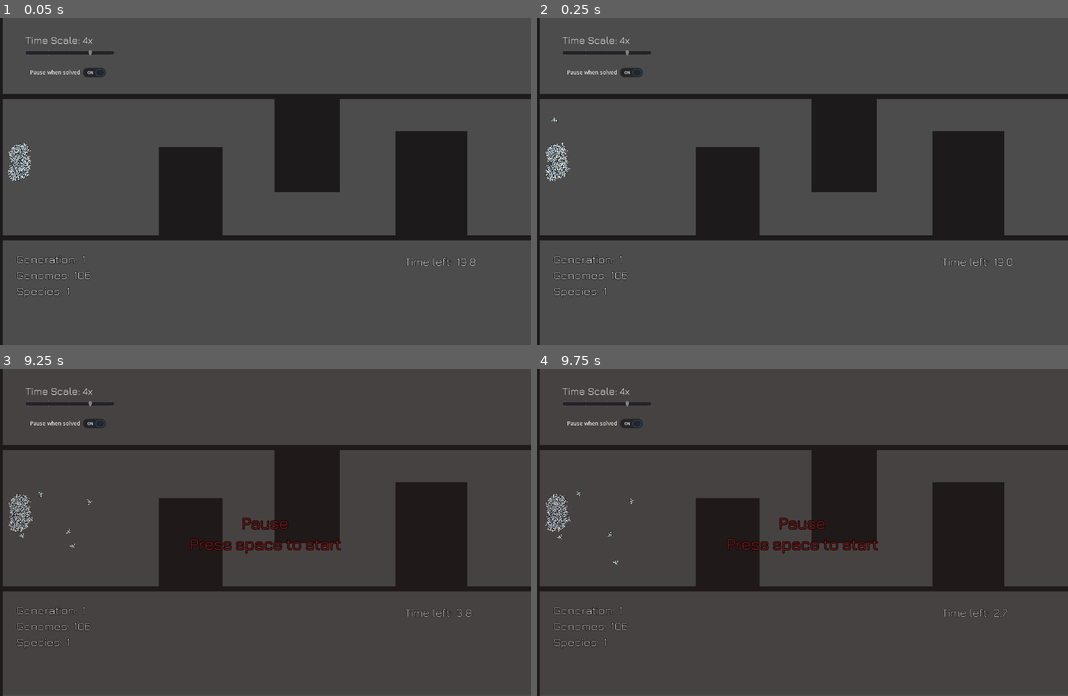
Above: before the commit, frames 1-4 (two rows, left to right).
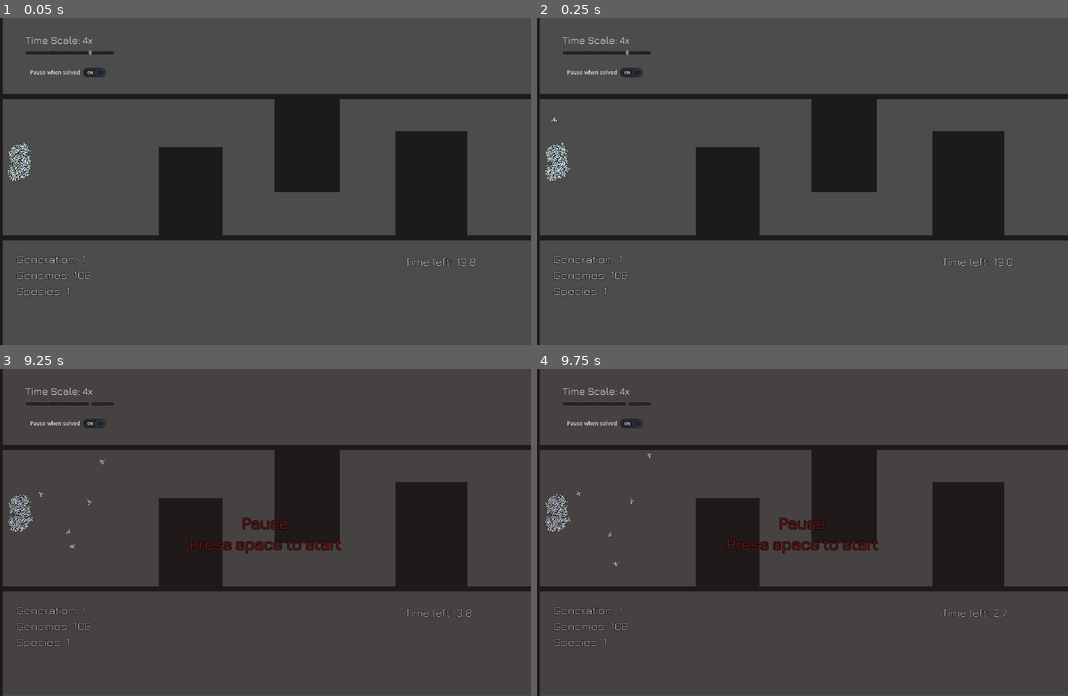
Above: after the commit, the same moments.

Repository: a0x77ry/plasmata
Game: Godot game, scene res://level1.tscn
Two runs of this game, one before a commit and one after it. Both use one fixed random seed, a clock stepped at 60 frames per second and the inputs below.
Inputs:
- Up to frame 1 (0.05 s): no input
- Up to frame 2 (0.25 s): no input
- Up to frame 3 (9.25 s): tap Enter (ui_accept) at 0.5, 0.6, 0.77, 1.07, 1.35, 1.52, 1.82, 2.1, 2.85, 3.02, 3.32, 3.6, 3.77, 4.07, 4.35, 4.52, 4.82, 5.1, 5.85, 6.02, 6.32, 6.6, 6.77, 7.07, 7.35, 7.52, 7.82, 8.1, 8.85, 9.02 s; tap Space every 0.75 s from 2 to 5 s
- Up to frame 4 (9.75 s): tap Enter (ui_accept) at 9.32, 9.6 s

The runs differ from the first frame. In frame 1, less than 0.1% of the frame differs, in the area x 1-17%, y 38-80%; in frame 2, 0.1%; in frame 3, 0.1%, in the area x 1-20%, y 9-80%; in frame 4, 0.1%.

Commit message:
Fix mutation multiplier bug. Fix pause bugs

Diff:
--- /dev/null
+++ b/Game.tscn
@@ -0,0 +1,75 @@
+[gd_scene load_steps=6 format=2]
+
+[ext_resource path="res://fonts/Jura-Light.ttf" type="DynamicFontData" id=1]
+
+[sub_resource type="RectangleShape2D" id=1]
+extents = Vector2( 21.5, 40 )
+
+[sub_resource type="RectangleShape2D" id=2]
+extents = Vector2( 10, 169.5 )
+
+[sub_resource type="StyleBoxFlat" id=9]
+bg_color = Color( 0.184314, 0.0745098, 0.0745098, 0.168627 )
+
+[sub_resource type="DynamicFont" id=10]
+size = 40
+outline_size = 2
+outline_color = Color( 0.0823529, 0.027451, 0.027451, 1 )
+font_data = ExtResource( 1 )
+
+[node name="Game" type="Node2D" groups=["level"]]
+position = Vector2( -1, 100 )
+
+[node name="Agents" type="Node2D" parent="."]
+
+[node name="SpawningArea" type="Area2D" parent="."]
+position = Vector2( 49, 252 )
+__meta__ = {
+"_edit_group_": true
+}
+
+[node name="CollisionShape2D" type="CollisionShape2D" parent="SpawningArea"]
+shape = SubResource( 1 )
+
+[node name="FinishLine" type="Area2D" parent="."]
+position = Vector2( 1285, 303 )
+__meta__ = {
+"_edit_group_": true
+}
+
+[node name="CollisionShape2D" type="CollisionShape2D" parent="FinishLine"]
+position = Vector2( 0, -37.5 )
+shape = SubResource( 2 )
+
+[node name="Timer" type="Timer" parent="."]
+wait_time = 20.0
+one_shot = true
+autostart = true
+
+[node name="UI" type="Control" parent="."]
+margin_right = 40.0
+margin_bottom = 40.0
+
+[node name="Pause" type="Control" parent="UI"]
+visible = false
+margin_right = 40.0
+margin_bottom = 40.0
+
+[node name="PausePanel" type="Panel" parent="UI/Pause"]
+margin_left = 2.0
+margin_top = -100.0
+margin_right = 1301.0
+margin_bottom = 697.0
+custom_styles/panel = SubResource( 9 )
+
+[node name="PauseMessage" type="Label" parent="UI/Pause"]
+margin_left = 5.0
+margin_top = -98.0
+margin_right = 1296.0
+margin_bottom = 702.0
+custom_colors/font_color = Color( 0.564706, 0.117647, 0.117647, 1 )
+custom_fonts/font = SubResource( 10 )
+text = "Pause
+Press space to start"
+align = 1
+valign = 1
--- a/level1.tscn
+++ b/level1.tscn
@@ -12,7 +12,7 @@
 
 [sub_resource type="Curve2D" id=4]
 _data = {
-"points": PoolVector2Array( 0, 0, 0, 0, 61, 253, 0, 0, 0, 0, 309, 258, 0, 0, 0, 0, 316, 159, 0, 0, 0, 0, 597, 159, 0, 0, 0, 0, 625, 402, 0, 0, 0, 0, 885, 400, 0, 0, 0, 0, 913, 135, 0, 0, 0, 0, 1184, 136, 0, 0, 0, 0, 1209, 363, 0, 0, 0, 0, 1287, 359 )
+"points": PoolVector2Array( 0, 0, 0, 0, 61, 253, 0, 0, 0, 0, 317, 251, 0, 0, 0, 0, 368, 159, 0, 0, 0, 0, 597, 159, 0, 0, 0, 0, 625, 402, 0, 0, 0, 0, 885, 400, 0, 0, 0, 0, 913, 135, 0, 0, 0, 0, 1184, 136, 0, 0, 0, 0, 1209, 363, 0, 0, 0, 0, 1287, 359 )
 }
 
 [sub_resource type="DynamicFont" id=3]
@@ -371,6 +371,7 @@
 margin_left = 31.0
 margin_right = 233.0
 margin_bottom = 40.0
+focus_mode = 0
 pressed = true
 text = "Pause when solved"
 
--- a/scripts/genome.gd
+++ b/scripts/genome.gd
@@ -8,7 +8,7 @@
 const MUTATION_STANDARD_DEVIATION = 2.0
 const ORIGINAL_WEIGHT_VALUE_LIMIT = 2.0
 const ADD_LINK_RATE = 0.02 # original : 0.3
-const ADD_NODE_RATE = 0.15 # original : 0.15
+const ADD_NODE_RATE = 0.05 # original : 0.15
 const META_W_MUTATION_RATE = 0.05
 const META_ADD_LINK_MUTATION_RATE = 0.05
 const META_ADD_NODE_MUTATION_RATE = 0.05
@@ -64,7 +64,11 @@
   random.randomize()
   if random.randf() < MUTATION_RATE:
     var fraction := genome_fraction()
-    var mut_multiplier = (1-fraction) * population.genomes.size()
+    var mut_multiplier: float
+    if fraction > 0.0:
+      mut_multiplier = 1 / (fraction * population.genomes.size())
+    else:
+      mut_multiplier = 200
 
     # Change the meta weight mutation rate
     if random.randf() < META_W_MUTATION_RATE:
@@ -150,6 +154,7 @@
   var total_fitness := 0.0
   for genome in population.genomes:
     total_fitness += genome.fitness
+    # print("genome_fitness: %s, total: %s" % [genome.fitness, total_fitness])
   var fraction: float
   if total_fitness > 0.0:
     fraction = fitness / total_fitness
--- a/scripts/level1.gd
+++ b/scripts/level1.gd
@@ -24,6 +24,7 @@
 var agents_alive = []
 var best_time = INF
 var do_pause_when_solved
+var is_game_paused := false
 
 var input_names = [
   "rotation",
@@ -135,13 +136,20 @@
 func pause(is_paused):
   if is_paused:
     pause_message.visible = true
+    is_game_paused = true
+    FF_slider.editable = false
+    FF_slider.scrollable = false
   else:
     pause_message.visible = false
+    is_game_paused = false
+    FF_slider.editable = true
+    FF_slider.scrollable = true
 
 
 func set_time_scale(value):
-  Main.change_time_scale(value)
-  time_scale_label.text = "Time Scale: %sx" % value
+  if !is_game_paused:
+    Main.change_time_scale(value)
+    time_scale_label.text = "Time Scale: %sx" % value
 
 
 func _on_FinishLine_body_entered(body:Node):
--- a/scripts/population.gd
+++ b/scripts/population.gd
@@ -7,7 +7,7 @@
 const C1 := 0.5
 const C2 := 0.5
 const C3 := 0.4
-const dt := 5.4 # distance, original 0.35. More than 1 is to disable it
+const dt := 55.4 # distance, original 0.35. More than 1 is to disable it
 # const dt := 0.3 # distance, original 0.35
 
 const Species = preload("res://scripts/species.gd")
--- a/scripts/species.gd
+++ b/scripts/species.gd
@@ -108,7 +108,7 @@
       total_first_avg_fitness += avg_fitness[i]
     avg_last_avg_fitness = total_last_avg_fitness / FITNESS_NUM_TO_COMPARE
     avg_first_avg_fitness = total_first_avg_fitness / FITNESS_NUM_TO_COMPARE
-    print("Last avg_fitness: %s, First: %s" % [avg_last_avg_fitness, avg_first_avg_fitness])
+    # print("Last avg_fitness: %s, First: %s" % [avg_last_avg_fitness, avg_first_avg_fitness])
     if avg_last_avg_fitness - avg_first_avg_fitness < REQUIRED_SPECIES_IMPROVEMENT:
       pass
       # members = [] # if there is no improvement after some generations kill the species
@@ -178,7 +178,7 @@
 
     crossed_genome.fitness = int(round((fittest_parent.fitness + weakest_parent.fitness) / 2))
     crossed_genome.species_id = fittest_parent.species_id
-    crossed_genome.genome_id = fittest_parent.genome_id
+    crossed_genome.genome_id = population.generate_UIN()
     crossed_genome.weight_mutation_rate = fittest_parent.weight_mutation_rate
     crossed_genome.add_link_rate = fittest_parent.add_link_rate
     crossed_genome.add_node_rate = fittest_parent.add_node_rate
